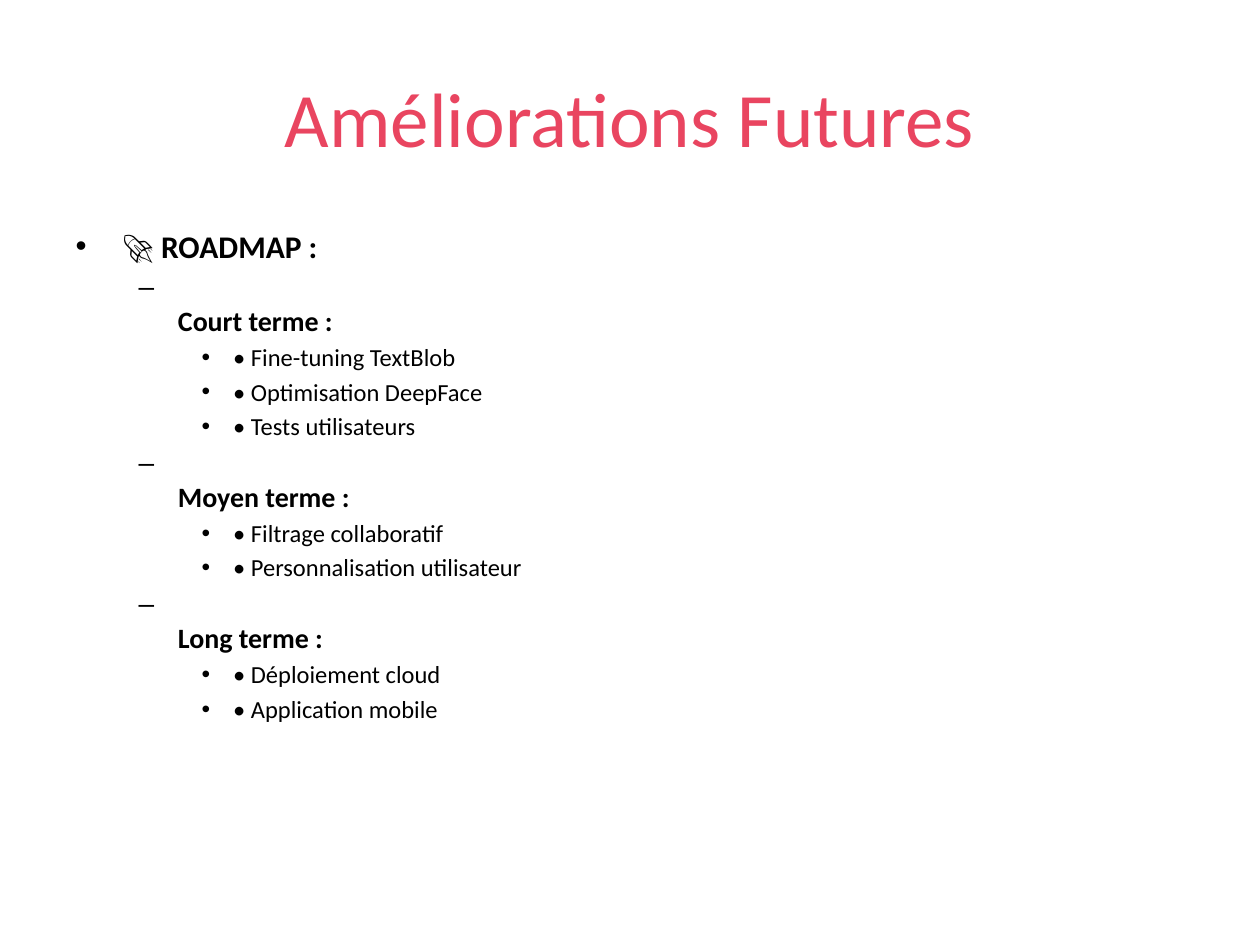
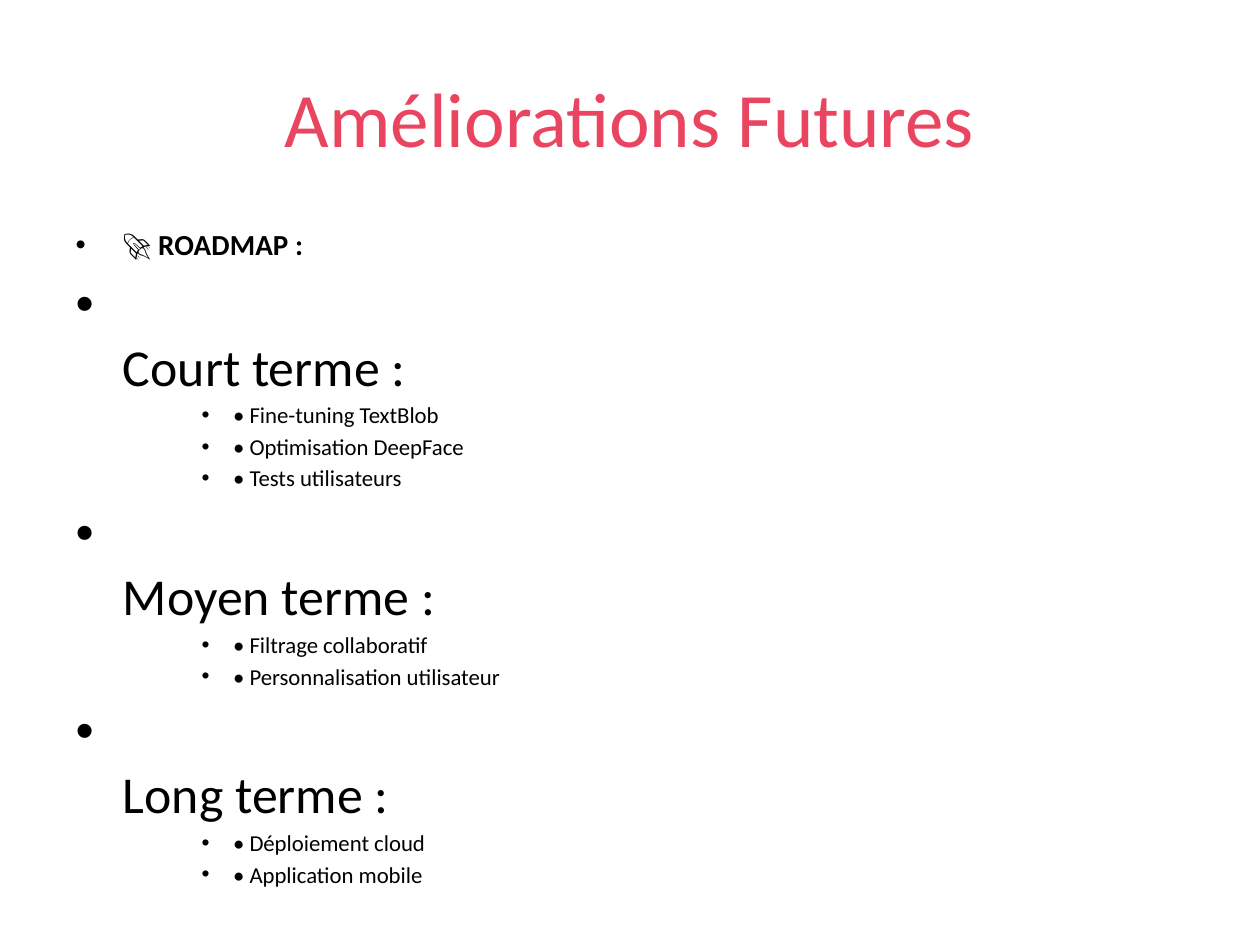
Before and after one commit to GemimaOndele/Projet_moteur_de_recherche_de_films, a slide deck: slide 27 of MovieMood_Presentation.pptx. Drawn at 1260x945 pixels with LibreOffice and Linux fonts; fonts in the diff are those of the drawing. Boxes give left, top, right and bottom in pixels: in the first picture for what was removed or moved away, otherwise in the second. Text is boxed around its words. In the diff, an @@ line names an element or a change of style, - is before the commit and + after.

```diff
--- a/MovieMood_Presentation.pptx
+++ b/MovieMood_Presentation.pptx
@@ text "🚀 ROADMAP :" at [123, 236, 500, 855]: size 18 to 16.6 pt in "🚀 ROADMAP :"; size 16 to 29.6 pt, bold off in "Court terme :", "Moyen terme :", "Long terme :"; size 14 to 12.9 pt in "• Fine-tuning TextBlob", "• Optimisation DeepFace", "• Tests utilisateurs", "• Filtrage collaboratif" and 3 more places; bullet – to •; list level 2 to 1 in "Court terme :"; list level 2 to 1 in "Moyen terme :"; list level 2 to 1 in "Long terme :" @@
```
Also in this commit, not shown: 19 other slides changed, 4 other files.
